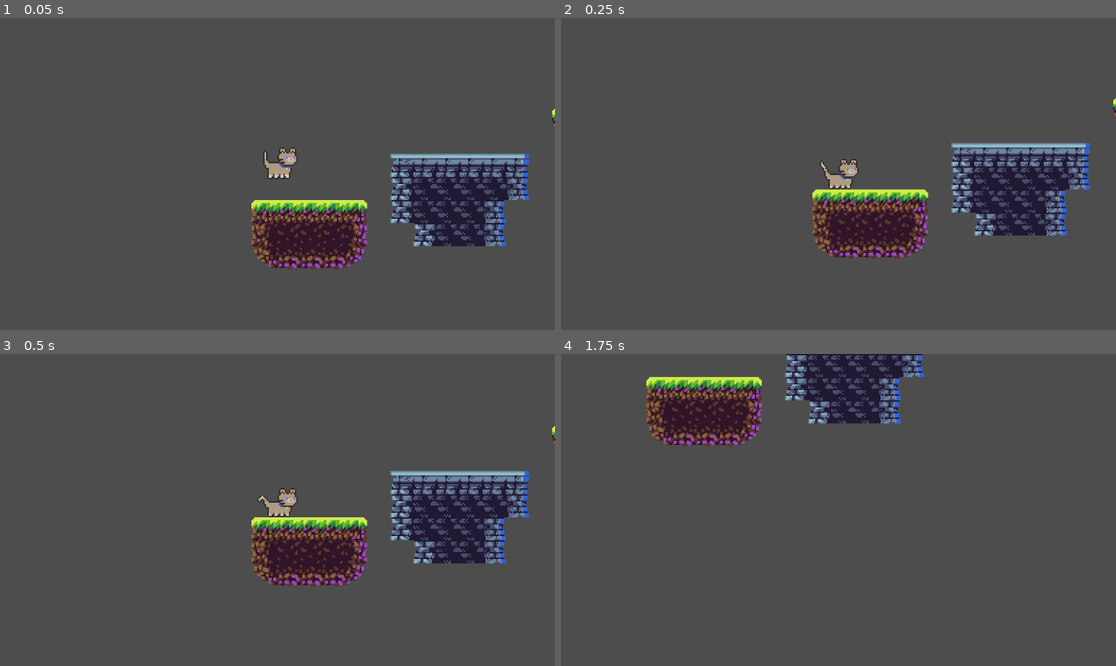
Above: before the commit, frames 1-4 (two rows, left to right).
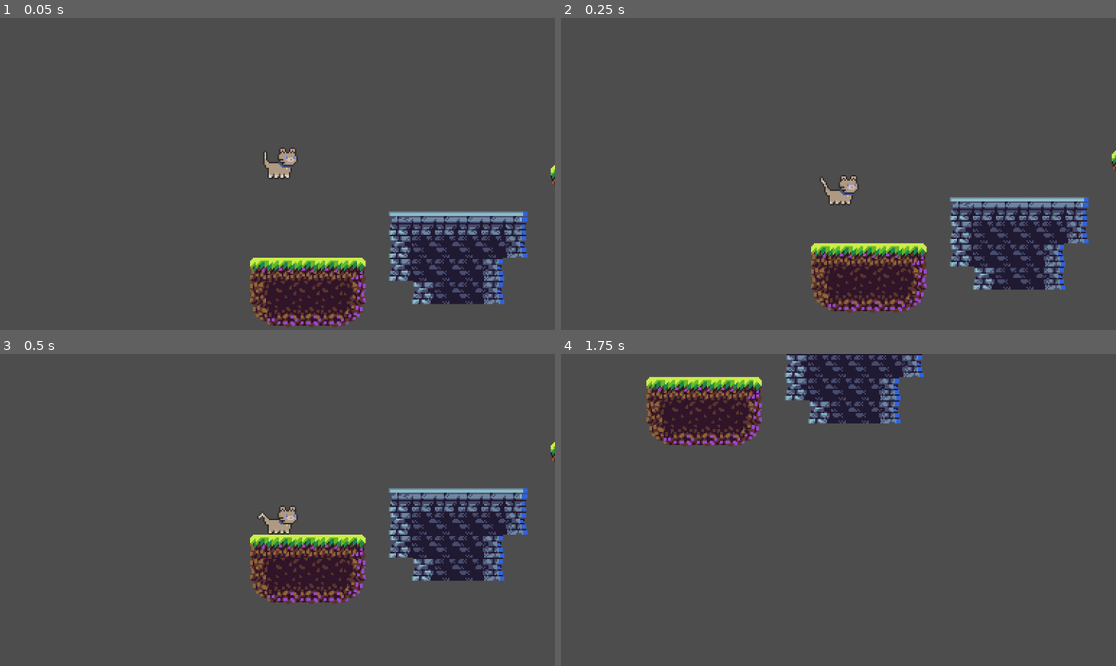
Above: after the commit, the same moments.

Repository: Devin-V/Test-Project
Game: Godot game, scene res://scenes/game.tscn
Same seed, same stepped clock (60 frames per second), same inputs: the game is played once before the commit and once after it.
Inputs:
- Up to frame 1 (0.05 s): no input
- Up to frame 2 (0.25 s): no input
- Up to frame 3 (0.5 s): no input
- Up to frame 4 (1.75 s): tap Enter (ui_accept) at 0.5, 0.77, 1.52 s; hold Right (ui_right) from 0.53 s (still down)

The runs differ from the first frame. In frame 1, 18% of the frame differs, in the area x 45-100%, y 29-100%; in frame 2, 18%; in frame 3, 10%; in frame 4, nothing differs.

Commit message:
test changes

Diff:
--- a/scenes/game.tscn
+++ b/scenes/game.tscn
@@ -106,7 +106,7 @@
 layer_0/tile_data = PackedInt32Array(65534, 0, 0, 65535, 65536, 0, 0, 65536, 0, 1, 65536, 0, 2, 131072, 0, 131071, 6553 …(1735 unchanged characters)…
 
 [node name="cat" parent="." instance=ExtResource("1_2k1h7")]
-position = Vector2(-13, -13)
+position = Vector2(-12, -53)
 
 [node name="Camera2D" type="Camera2D" parent="cat"]
 position = Vector2(-1, -5)
